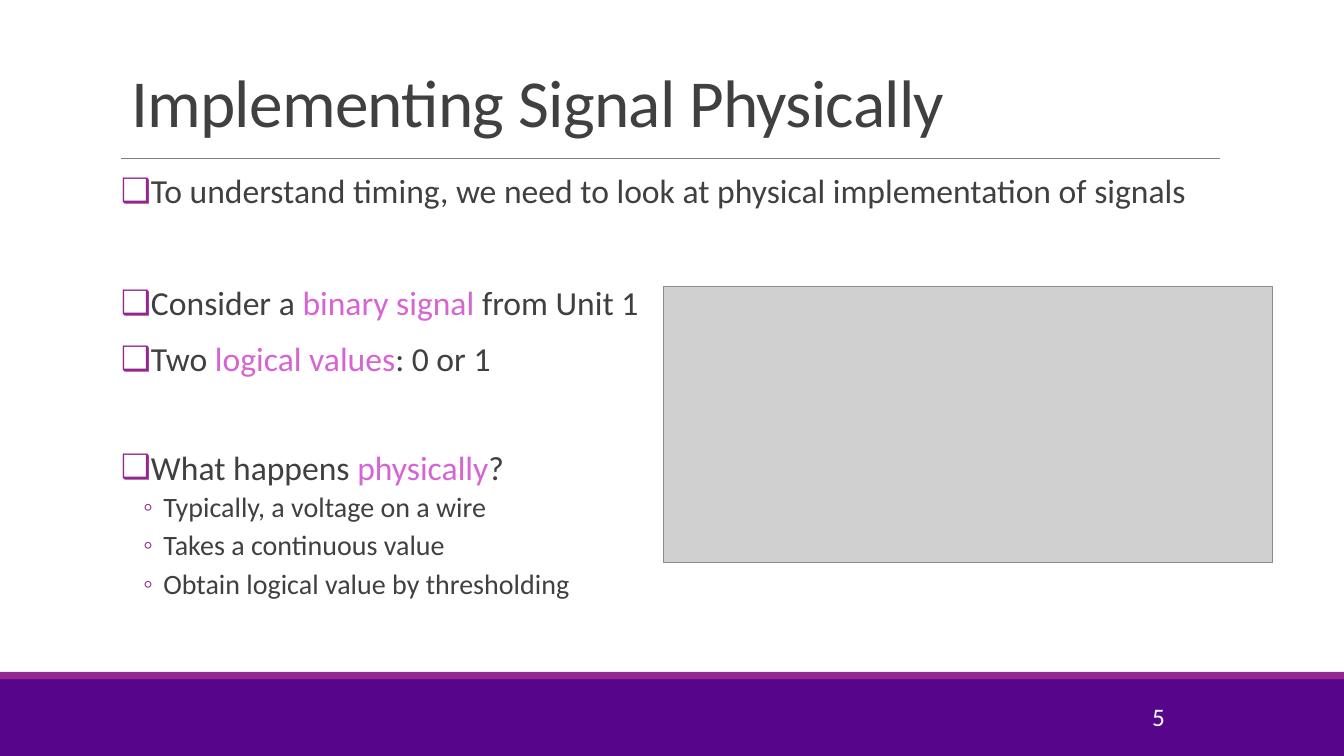
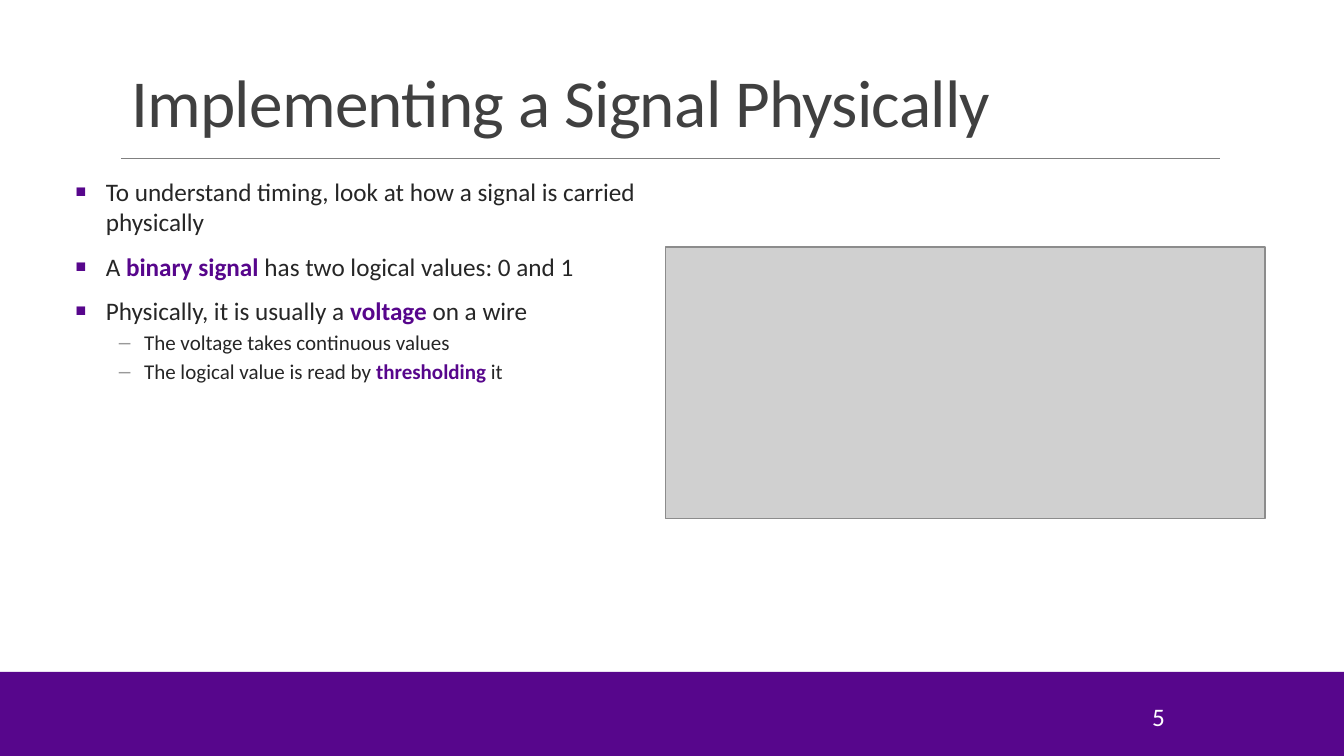
Before and after one commit to sdrangan/hwdesign, a slide deck: slide 5 of units/unit06_timing/timing.pptx. Drawn at 1344x756 pixels with LibreOffice and Linux fonts; fonts in the diff are those of the drawing; grey boxes stand for pictures; background and template pictures are left out. Boxes give left, top, right and bottom in pixels: in the first picture for what was removed or moved away, otherwise in the second. Text is boxed around its words. In the diff, an @@ line names an element or a change of style, - is before the commit and + after.

```diff
--- a/units/unit06_timing/timing.pptx
+++ b/units/unit06_timing/timing.pptx
@@ title at [131, 80, 990, 139]: text changed @@
-Implementing Signal Physically
+Implementing a Signal Physically
@@ text removed at [151, 179, 1185, 599] @@
-❑ To understand timing, we need to look at physical implementation of signals
-❑ Consider a binary signal from Unit 1
-❑ Two logical values: 0 or 1
-❑ What happens physically?
-  ◦ Typically, a voltage on a wire
-  ◦ Takes a continuous value
-  ◦ Obtain logical value by thresholding
@@ text added at [106, 183, 635, 383], 18 pt, text #262626 @@
+■ To understand timing, look at how a signal is carried physically
+■ A binary signal has two logical values: 0 and 1
+■ Physically, it is usually a voltage on a wire
+– The voltage takes continuous values
+– The logical value is read by thresholding it
@@ picture: place and size @@
-picture at [664, 286, 1273, 562]
+picture at [665, 247, 1265, 519]
@@ rectangle at [0, 671, 1344, 679]: fill #92278F to #57068C @@
```
Also in this commit, not shown: 55 other slides changed, 14 slides added, 11 slides removed, 57 other files.
